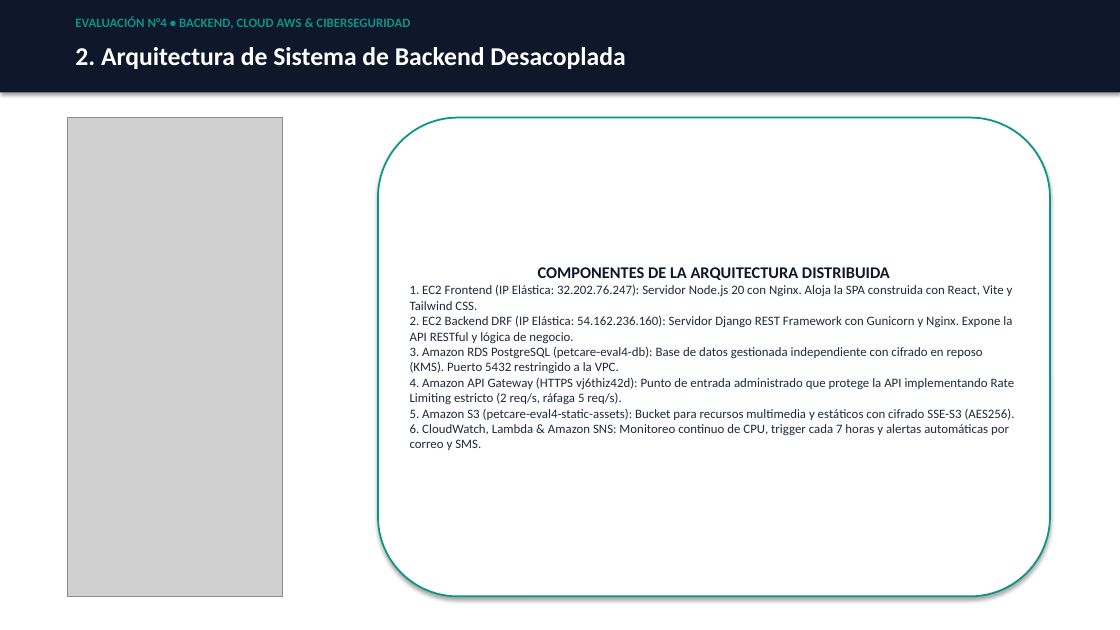
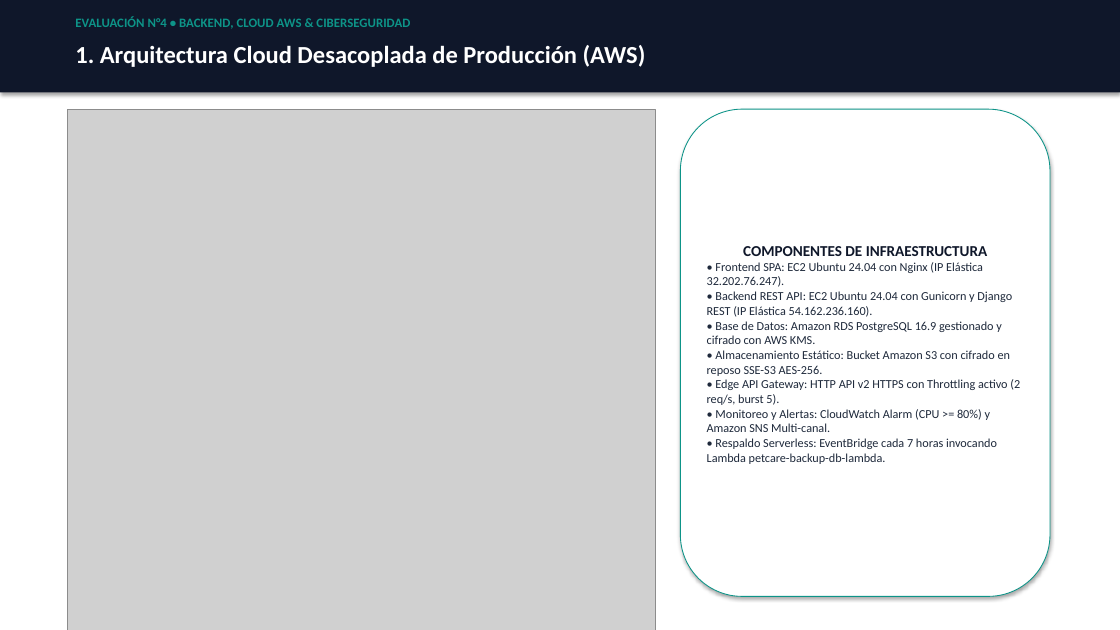
Before and after one commit to sebatmail/AWS-BACKEND-4, a slide deck: slide 2 of docs/PRESENTACION_EVALUACION_4_SEBASTIAN_TORRES.pptx (slide 3 before the commit). Drawn at 1120x630 pixels with LibreOffice and Linux fonts; fonts in the diff are those of the drawing; grey boxes stand for pictures. Boxes give left, top, right and bottom in pixels: in the first picture for what was removed or moved away, otherwise in the second. Text is boxed around its words. In the diff, an @@ line names an element or a change of style, - is before the commit and + after.

Commit message:
docs: embed authentic SonarQube and OWASP ZAP screenshots in presentation and evidence docs

```diff
--- a/docs/PRESENTACION_EVALUACION_4_SEBASTIAN_TORRES.pptx
+++ b/docs/PRESENTACION_EVALUACION_4_SEBASTIAN_TORRES.pptx
@@ text at box(75, 45, 646, 67): text changed; size 22 to 21 pt @@
-2. Arquitectura de Sistema de Backend Desacoplada
+1. Arquitectura Cloud Desacoplada de Producción (AWS)
@@ picture: place and size @@
-picture at box(67, 118, 282, 597)
+picture at box(67, 109, 655, 630)
@@ rounded rectangle "COMPONENTES DE INFRAESTRUCTURA": place and size @@
-rounded rectangle "COMPONENTES DE INFRAESTRUCTURA" at box(378, 118, 1050, 597)
+rounded rectangle "COMPONENTES DE INFRAESTRUCTURA" at box(681, 109, 1050, 597)
@@ rounded rectangle "COMPONENTES DE INFRAESTRUCTURA" at box(681, 109, 1050, 597): outline #0D9488 1.5 pt to #0D9488 0.75 pt @@
@@ text in rounded rectangle at box(707, 246, 1020, 464): text changed; size 11 to 10.5 pt @@
-COMPONENTES DE LA ARQUITECTURA DISTRIBUIDA
-1. EC2 Frontend (IP Elástica: 32.202.76.247): Servidor Node.js 20 con Nginx. Aloja la SPA construida con React, Vite y Tailwind CSS.
-2. EC2 Backend DRF (IP Elástica: 54.162.236.160): Servidor Django REST Framework con Gunicorn y Nginx. Expone la API RESTful y lógica de negocio.
-3. Amazon RDS PostgreSQL (petcare-eval4-db): Base de datos gestionada independiente con cifrado en reposo (KMS). Puerto 5432 restringido a la VPC.
-4. Amazon API Gateway (HTTPS vj6thiz42d): Punto de entrada administrado que protege la API implementando Rate Limiting estricto (2 req/s, ráfaga 5 req/s).
-5. Amazon S3 (petcare-eval4-static-assets): Bucket para recursos multimedia y estáticos con cifrado SSE-S3 (AES256).
-6. CloudWatch, Lambda & Amazon SNS: Monitoreo continuo de CPU, trigger cada 7 horas y alertas automáticas por correo y SMS.
+COMPONENTES DE INFRAESTRUCTURA
+• Frontend SPA: EC2 Ubuntu 24.04 con Nginx (IP Elástica 32.202.76.247).
+• Backend REST API: EC2 Ubuntu 24.04 con Gunicorn y Django REST (IP Elástica 54.162.236.160).
+• Base de Datos: Amazon RDS PostgreSQL 16.9 gestionado y cifrado con AWS KMS.
+• Almacenamiento Estático: Bucket Amazon S3 con cifrado en reposo SSE-S3 AES-256.
+• Edge API Gateway: HTTP API v2 HTTPS con Throttling activo (2 req/s, burst 5).
+• Monitoreo y Alertas: CloudWatch Alarm (CPU >= 80%) y Amazon SNS Multi-canal.
+• Respaldo Serverless: EventBridge cada 7 horas invocando Lambda petcare-backup-db-lambda.
```
Also in this commit, not shown: 10 other slides changed, 4 slides added, 2 slides removed, 5 other files.
